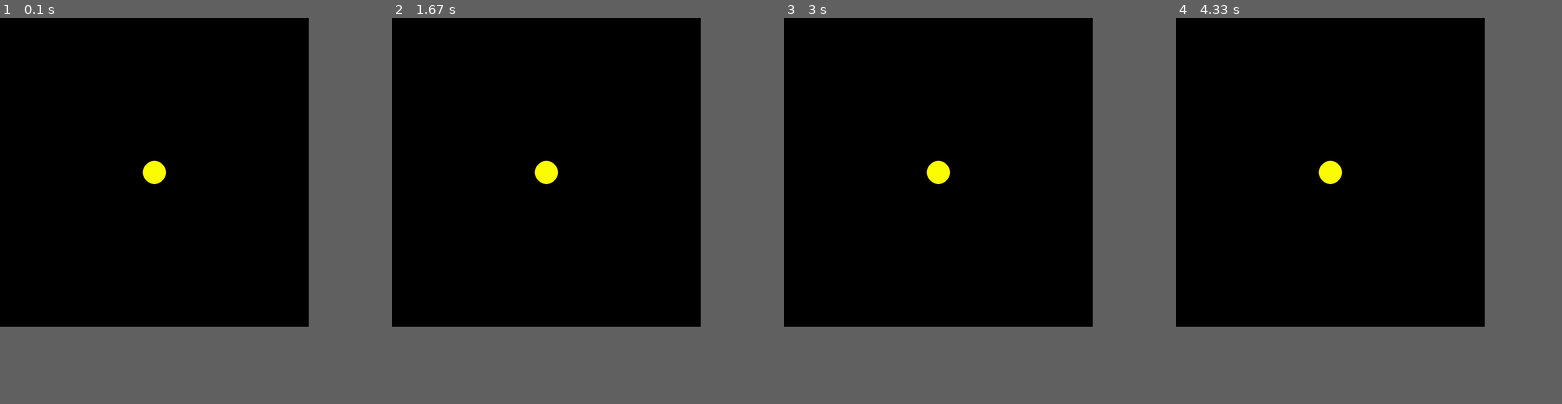
Above: before the commit, frames 1-4 (left to right).
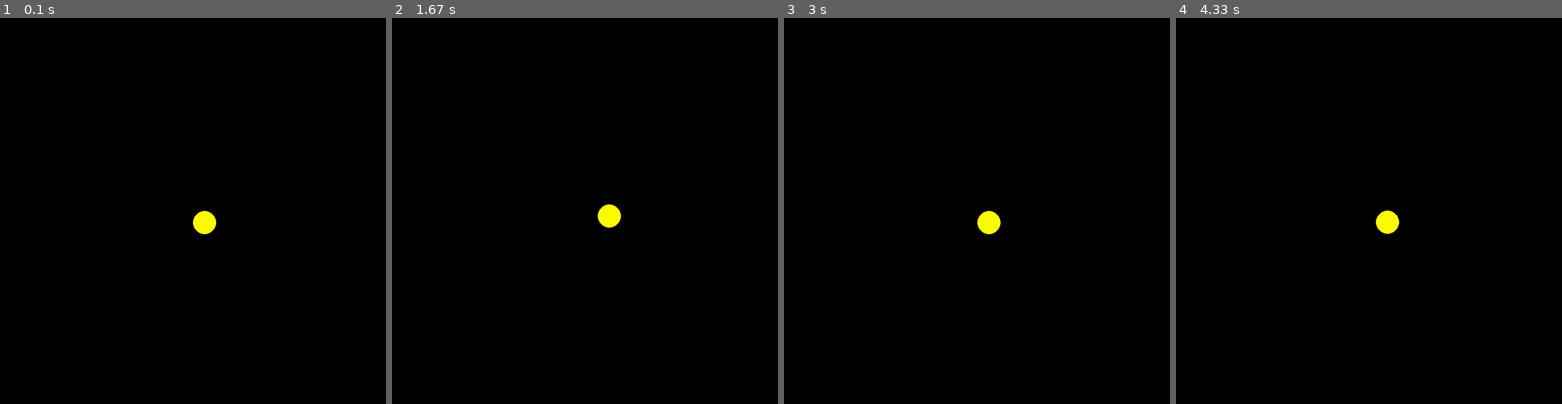
Above: after the commit, the same moments.

Repository: Y0L042/PyGame-Solar-Sim
Game: pygame game, started from main.py
The game is run twice, just before and just after one commit, with the same random seed, the same clock (stepped at 60 frames per second) and the same inputs.
Inputs:
- Up to frame 1 (0.1 s): no input
- Up to frame 2 (1.67 s): hold Right 0.33-0.8 s; hold Up 0.83-1.13 s; hold Right 1.17-1.63 s
- Up to frame 3 (3 s): hold Left 1.67-2.2 s; hold Down 2.23-2.53 s; hold Left 2.57-2.97 s
- Up to frame 4 (4.33 s): hold Up 3-3.37 s; hold Right 3.4-4.03 s; hold Down from 4.07 s (still down)
In our replay, the window is 720x720 before the commit and 900x900 after it. These sizes can differ from the game's own. Grey fills any space a smaller window leaves; there, only what the larger window draws over its background counts as a difference.

The runs differ from the first frame. In frame 1, 0.6% of the frame differs, in the area x 37-56%, y 37-56%; in frame 2, 0.6%, in the area x 37-60%, y 37-55%; in frame 3, 0.6%; in frame 4, 0.6%.

Commit message:
jj - Camera2D WIP
I got the basics of a camera working, the movement is inverted, but it is a start.
Make the buttons "Hold".

Diff:
--- /dev/null
+++ b/Classes/GameConfig.py
@@ -0,0 +1,5 @@
+class GameConfig:
+    def __init__(self):
+        self.HEIGHT = 600
+        self.WIDTH = 800
+        self.FPS = 60
--- /dev/null
+++ b/Classes/GameLib/Camera2D.py
@@ -0,0 +1,49 @@
+from Classes.GameLib.GameObject import GameObject
+
+from abc import ABC, abstractmethod
+
+import pygame
+vec2 = pygame.math.Vector2
+
+class Camera2DGroup(pygame.sprite.Group):
+    def __init__(self):
+        super().__init__()
+
+
+class Camera2D(GameObject):
+    def __init__(self):
+        super().__init__()
+
+        self.group = Camera2DGroup()
+
+        self.width = pygame.display.get_surface().get_width()
+        self.height = pygame.display.get_surface().get_height()
+
+        self.half_width = self.width / 2
+        self.half_height = self.height / 2
+
+        self.position = vec2(self.half_width, self.half_height)
+        self.prev_position = self.position
+
+        # self.set_position(vec2(0,0))
+
+
+    def set_position(self, new_position):
+        self.prev_position = self.position
+        self.position = new_position
+        print(f"Previous Position: {self.prev_position}")
+        print(f"Position: {self.position}")
+
+    def move(self, delta):
+        self.position += delta
+
+    def process(self, delta):
+        pass
+
+
+
+    def update_sprite_positions(self):
+        self.delta_pos = (self.position - self.prev_position) * -1
+
+        for sprite in self.group:
+            sprite.rect.move(self.delta_pos.x, self.delta_pos.y)
--- /dev/null
+++ b/Classes/GameLib/GameObject.py
@@ -0,0 +1,18 @@
+import pygame
+vec2 = pygame.math.Vector2
+
+class GameObject(pygame.sprite.Sprite):
+    def __init__(self):
+        super().__init__()
+
+    def update(self, delta):
+        self.process(delta)
+
+    def ready(self):
+        pass
+
+    def process(self, delta):
+        pass
+
+    def draw(self, win, delta):
+        pass
--- /dev/null
+++ b/Classes/GameLib/PyPrimitiveShapeSprites.py
@@ -0,0 +1,16 @@
+
+
+import pygame
+vec = pygame.math.Vector2
+
+
+class CircleSprite(pygame.sprite.Sprite):
+    def __init__(self, position, radius, color, ):
+        super().__init__()
+
+        self.radius = radius
+        self.color = color
+        self.image = pygame.Surface((2 * radius, 2 * radius), pygame.SRCALPHA)
+        pygame.draw.circle(self.image, color, (radius, radius), radius)
+        self.rect = self.image.get_rect()
+        # self.rect.center = (self.image.get_width() // 2, self.image.get_height() // 2)
--- /dev/null
+++ b/Classes/GameLib/PyPrimitiveShapes.py
@@ -0,0 +1,48 @@
+import pygame
+
+class PyShape:
+    def __init__(self):
+        pass
+
+    def draw(self, win, delta):
+        pass
+
+
+
+class CircleSprite(PyShape):
+    def __init__(self, center, radius, color):
+        self.center = center
+        self.radius = radius
+        self.color = color
+
+    def draw(self, win, delta):
+        pygame.draw.circle(win, self.color, (self.center[0], self.center[1]), self.radius)
+
+
+class PyRect(PyShape):
+    def __init__(self):
+        pass
+
+
+
+class PyLine(PyShape):
+    def __init__(self):
+        pass
+
+
+
+class PyPolygon(PyShape):
+    def __init__(self):
+        pass
+
+
+
+class PyEllipse(PyShape):
+    def __init__(self):
+        pass
+
+
+
+class PyArc(PyShape):
+    def __init__(self):
+        pass
--- a/Classes/GameObject.py
+++ /dev/null
@@ -1,9 +0,0 @@
-
-GameObjects = []
-
-class GameObject:
-    def __init__(self):
-        GameObjects.append(self)
-
-    def draw(self, win):
-        pass
--- a/Classes/Planet.py
+++ b/Classes/Planet.py
@@ -1,13 +1,20 @@
-class Planet:
+from Classes.GameLib import PyPrimitiveShapeSprites as PGSSprite
+from Classes.GameLib.GameObject import GameObject
+
+import pygame
+vec2 = pygame.math.Vector2
+
+
+class Planet(GameObject):
     AU = 149.6e6 * 1000
     G = 6.67428e-11
 
     SCALE = 250 / AU  # 1AU = 100px
     TIMESTEP = 3600*24
 
-    def __init__(self, posX, posY, radius, mass, color):
-        self.posX = posX
-        self.posY = posY
+    def __init__(self, position, radius, mass, color):
+        super().__init__()
+        self.position = position
         self.radius = radius
         self.mass = mass
         self.color = color
@@ -17,7 +24,9 @@
 
         self.orbitTail= []
 
-    def draw(self, win):
-        x = self.posX * self.SCALE + WIDTH / 2
-        y = self.posY * self.SCALE + HEIGHT / 2
-        pygame.draw.circle(win, self.color, (x, y), self.radius)
+        self.image = pygame.Surface((2 * self.radius, 2 * self.radius), pygame.SRCALPHA)
+        pygame.draw.circle(self.image, self.color, (self.radius ,self.radius), self.radius)
+        self.rect = self.image.get_rect()
+
+    def draw(self, win, delta):
+        pass
--- a/main.py
+++ b/main.py
@@ -1,22 +1,30 @@
-from __future__ import annotations
+from Classes.Planet import Planet
+from Classes.GameLib.Camera2D import Camera2D
 
-import math
 import pygame
-
-from Classes.GameObject import GameObject
-# from Classes.Planet import Planet
-
+vec2 = pygame.math.Vector2
 
 pygame.init()
 
 
 
+#region Game Variables
+game_objects = []
+delta = 0
+#endregion Game Variables
+
+
+
 #region Display Config
-WIDTH, HEIGHT = 800, 800
+pygame.display.set_caption("Planet Simulation")
+
 MAX_FRAMERATE = 60
+CAMERA_WIDTH, CAMERA_HEIGHT = 1000, 1000
 
-WIN = pygame.display.set_mode((WIDTH, HEIGHT))
-pygame.display.set_caption("Planet Simulation")
+canvas = pygame.Surface((CAMERA_WIDTH, CAMERA_HEIGHT))
+window = pygame.display.set_mode((CAMERA_WIDTH, CAMERA_HEIGHT))
+active_camera = Camera2D()
+game_objects.append(active_camera)
 #endregion Display Config
 
 
@@ -25,12 +33,24 @@
 WHITE = (255, 255, 255)
 BLACK = (0, 0, 0)
 YELLOW = (255, 255, 0)
+BLUE = (0, 0, 255)
+RED = (255, 0, 0)
+TURQOISE = (64, 224, 208)
 #endregion Color Constants
 
 
 
+#region Coordinate System
+STANDARD_PIXELS_PER_UNIT = 10
+screen_x0, screen_y0 = 0, 0
+screen_x1, screen_y1 = CAMERA_WIDTH - 1, CAMERA_HEIGHT - 1
+#endregion Coordinate System
+
+
+
 #region Global Variables
-GameObjects = []
+cam_pos = vec2(0, 0)
+cam_speed = 1000
 #endregion Global Variables
 
 
@@ -39,11 +59,20 @@
 def main():
     run = True
     clock = pygame.time.Clock()
+
+    ready()
+
     while run:
-        clock.tick(MAX_FRAMERATE)
+        delta = clock.tick(MAX_FRAMERATE) /1000
+        window.fill(BLACK)
 
-        process()
-        draw()
+        input(delta)
+
+        process(delta)
+        process_game_objects(delta)
+
+        draw(delta)
+        draw_game_objects(delta)
 
         pygame.display.update()
         for event in pygame.event.get():
@@ -55,20 +84,63 @@
 
 
 #region Main Functions
-def process():
-    sun = instantiate(Planet(0, 0, 30, 1.98892 * 10**30, YELLOW))
+def ready():
+    sun = instantiate(Planet(pygame.Vector2(0, 0), 30, 1.98892 * 10**30, YELLOW))
+    # mercury = instantiate(Planet(pygame.Vector2(0.387 * Planet.AU, 0), 8, 3.30 * 10**23, WHITE))
+    # venus = instantiate(Planet(pygame.Vector2(0.723 * Planet.AU, 0), 14, 4.8685 * 10**24, TURQOISE))
+    # earth = instantiate(Planet(pygame.Vector2(-1 * Planet.AU, 0), 16, 5.9742 * 10**24, BLUE))
+    # mars = instantiate(Planet(pygame.Vector2(-1.524 * Planet.AU, 0), 12, 6.39 * 10**23, RED))
 
-def draw():
-    for Object in GameObjects:
-        Object.draw(WIN)
+
+
+def process(delta):
+    # active_camera.set_position(cam_pos)
+    pass
+
+
+def input(delta):
+    for event in pygame.event.get():
+        if event.type == pygame.KEYDOWN:
+            if event.key == pygame.K_LEFT:
+                # cam_pos.x -= cam_speed * delta
+                active_camera.position.x -= cam_speed * delta
+            elif event.key == pygame.K_RIGHT:
+                # cam_pos.x += cam_speed * delta
+                active_camera.position.x += cam_speed * delta
+            elif event.key == pygame.K_UP:
+                # cam_pos.y -= cam_speed * delta
+                active_camera.position.y -= cam_speed * delta
+            elif event.key == pygame.K_DOWN:
+                # cam_pos.y += cam_speed * delta
+                active_camera.position.y += cam_speed * delta
+
+
+def draw(delta):
+    pass
 
 #endregion Main Functions
 
 
 
 #region Utility Functions
+def process_game_objects(delta):
+    for Object in game_objects:
+        Object.process(delta)
+
+def draw_game_objects(delta):
+    active_camera.group.draw(window)
+
+
+    for sprite in active_camera.group:
+        sprite_inv_offset_x = (active_camera.position.x - sprite.rect.x)
+        sprite_inv_offset_y = (active_camera.position.y - sprite.rect.y)
+        sprite.rect = sprite.rect.move( sprite_inv_offset_x, sprite_inv_offset_y)
+
+
 def instantiate(i_new_game_object):
-    GameObjects.append(i_new_game_object)
+    active_camera.group.add(i_new_game_object)
+    game_objects.append(i_new_game_object)
+    i_new_game_object.ready()
     return i_new_game_object
 #endregion Utility Functions
 
@@ -78,29 +150,7 @@
 
 
 
-class Planet:
-    AU = 149.6e6 * 1000
-    G = 6.67428e-11
 
-    SCALE = 250 / AU  # 1AU = 100px
-    TIMESTEP = 3600*24
-
-    def __init__(self, posX, posY, radius, mass, color):
-        self.posX = posX
-        self.posY = posY
-        self.radius = radius
-        self.mass = mass
-        self.color = color
-
-        self.velX = 0
-        self.velY = 0
-
-        self.orbitTail= []
-
-    def draw(self, win):
-        x = self.posX * self.SCALE + WIDTH / 2
-        y = self.posY * self.SCALE + HEIGHT / 2
-        pygame.draw.circle(win, self.color, (x, y), self.radius)
 
 
 
